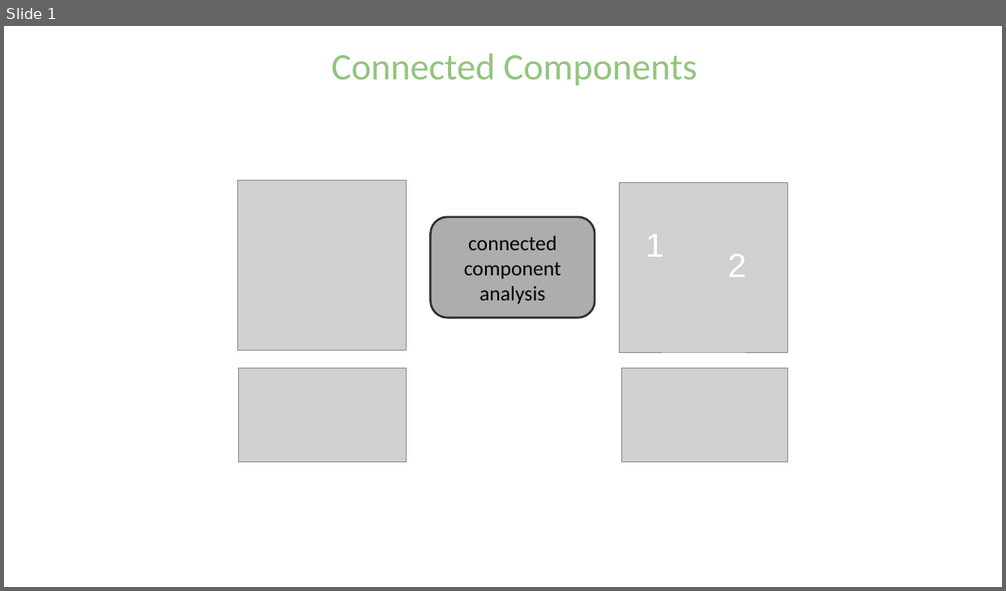
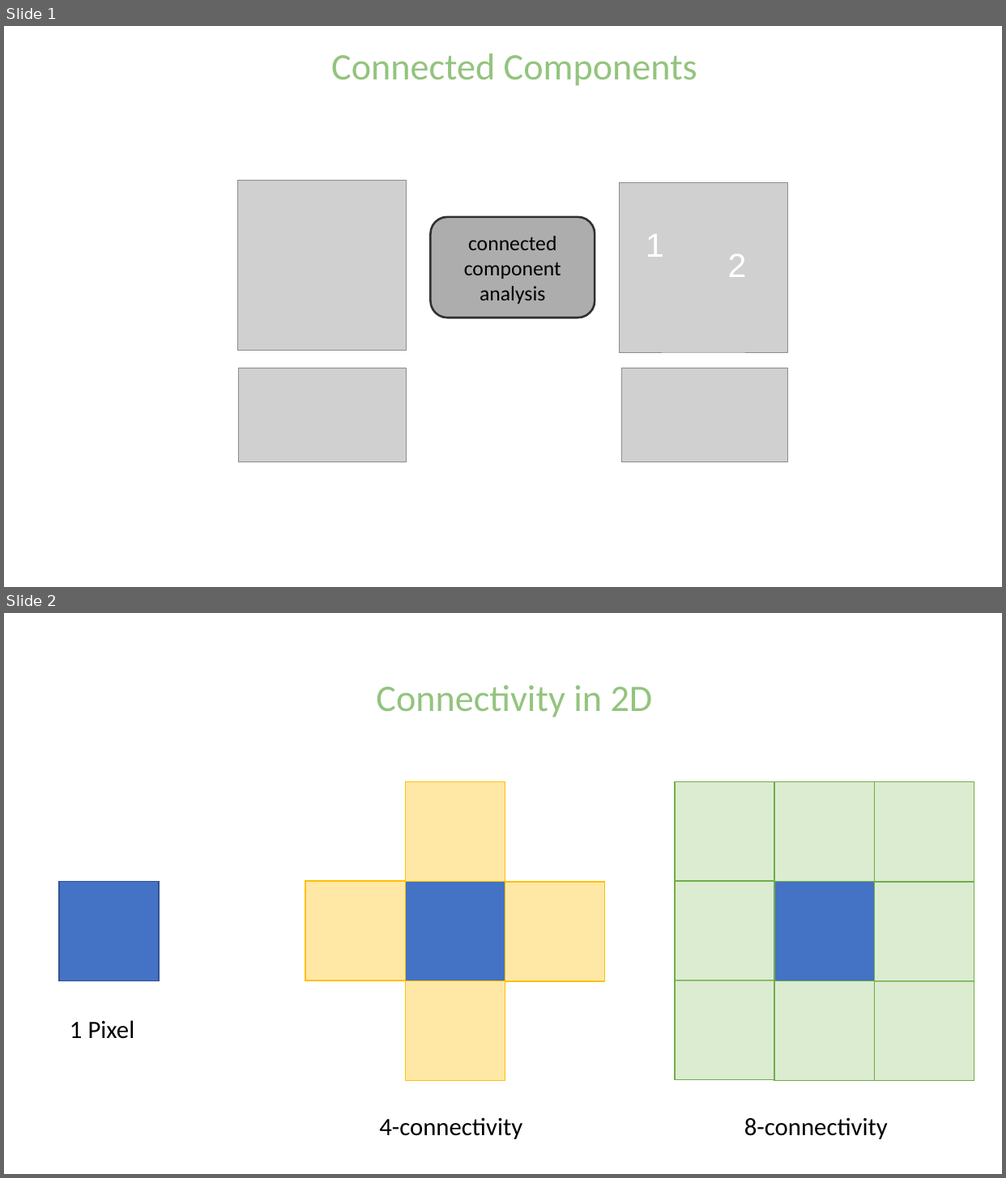
Before and after one commit to NEUBIAS/training-resources, a slide deck: figures/resources/connected_components.pptx. Shown one above the other, each under a label of ours: slide 1 before the commit, slides 1 and 2 after it. The pictures are 1006x591 and 1006x1178 pixels, drawn with LibreOffice and Linux fonts; fonts in the diff are those of the drawing; grey boxes stand for pictures. Boxes give left, top, right and bottom in pixels: in the first picture for what was removed or moved away, otherwise in the second. Text is boxed around its words. In the diff, an @@ line names an element or a change of style, - is before the commit and + after.

Commit message:
Additional images for connectivity

```diff
--- a/figures/resources/connected_components.pptx
+++ b/figures/resources/connected_components.pptx
@@ slide 2 added at (x1=4, y1=613, x2=1002, y2=1174), background #FFFFFF @@
@@ text added at (x1=376, y1=685, x2=653, y2=717), 36 pt, text #93C47D @@
+Connectivity in 2D
@@ rectangle added at (x1=405, y1=782, x2=505, y2=882), fill #FFD966 at 58% opacity, outline #FFC000 1 pt @@
@@ rectangle added at (x1=675, y1=782, x2=774, y2=882), fill #C5E0B4 at 61% opacity, outline #70AD47 1 pt @@
@@ rectangle added at (x1=774, y1=782, x2=874, y2=882), fill #C5E0B4 at 61% opacity, outline #70AD47 1 pt @@
@@ rectangle added at (x1=875, y1=782, x2=974, y2=882), fill #C5E0B4 at 61% opacity, outline #70AD47 1 pt @@
@@ rectangle added at (x1=59, y1=882, x2=159, y2=982), fill #4472C4, outline #325491 1 pt @@
@@ rectangle added at (x1=305, y1=881, x2=405, y2=981), fill #FFD966 at 58% opacity, outline #FFC000 1 pt @@
@@ rectangle added at (x1=405, y1=882, x2=505, y2=982), fill #4472C4, outline #325491 1 pt @@
@@ rectangle added at (x1=505, y1=882, x2=604, y2=982), fill #FFD966 at 58% opacity, outline #FFC000 1 pt @@
@@ rectangle added at (x1=675, y1=881, x2=774, y2=981), fill #C5E0B4 at 61% opacity, outline #70AD47 1 pt @@
@@ rectangle added at (x1=774, y1=882, x2=874, y2=982), fill #4472C4, outline #325491 1 pt @@
@@ rectangle added at (x1=875, y1=882, x2=974, y2=982), fill #C5E0B4 at 61% opacity, outline #70AD47 1 pt @@
@@ rectangle added at (x1=405, y1=982, x2=505, y2=1081), fill #FFD966 at 58% opacity, outline #FFC000 1 pt @@
@@ rectangle added at (x1=675, y1=981, x2=774, y2=1080), fill #C5E0B4 at 61% opacity, outline #70AD47 1 pt @@
@@ rectangle added at (x1=774, y1=982, x2=874, y2=1081), fill #C5E0B4 at 61% opacity, outline #70AD47 1 pt @@
@@ rectangle added at (x1=875, y1=982, x2=974, y2=1081), fill #C5E0B4 at 61% opacity, outline #70AD47 1 pt @@
@@ text added at (x1=70, y1=1020, x2=135, y2=1039), 24 pt, text #000000 @@
+1 Pixel
@@ text added at (x1=379, y1=1118, x2=522, y2=1139), 24 pt, text #000000 @@
+4-connectivity
@@ text added at (x1=744, y1=1118, x2=888, y2=1139), 24 pt, text #000000 @@
+8-connectivity
```
Also in this commit, not shown: 1 other slide added, 3 other files.
